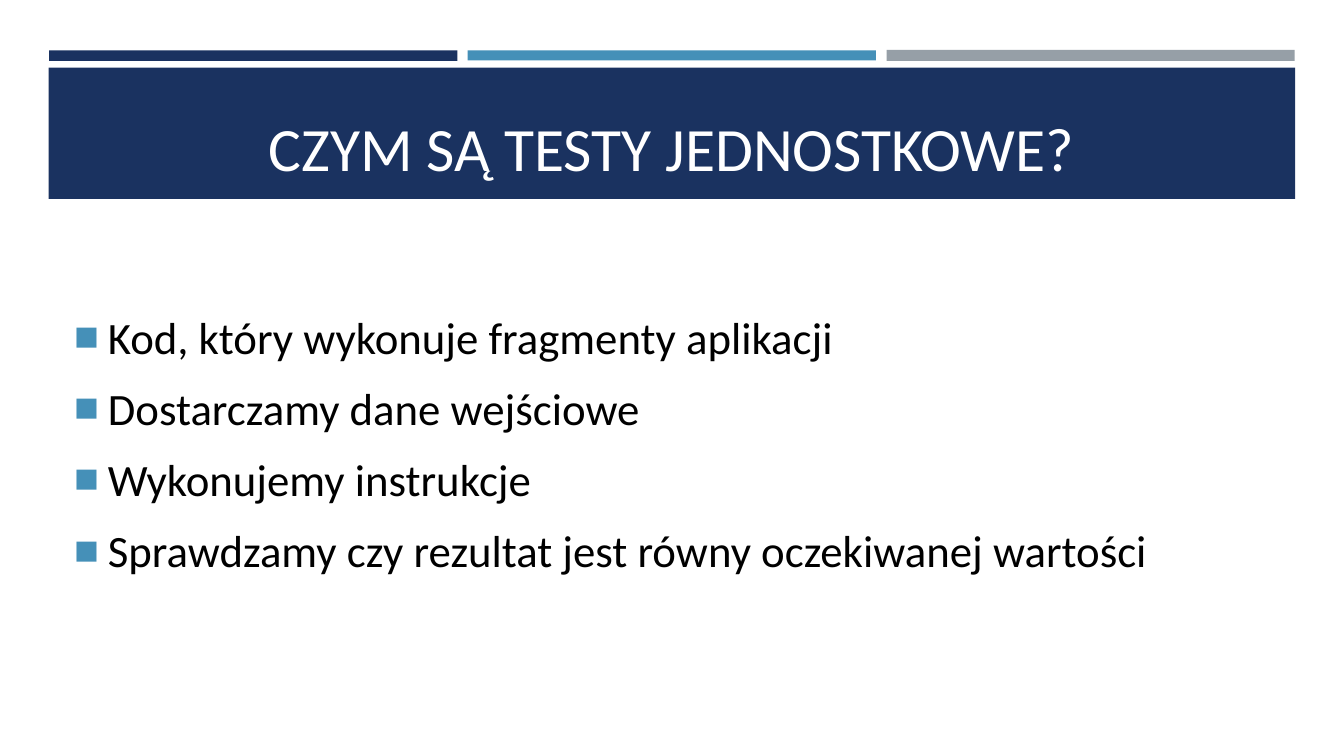
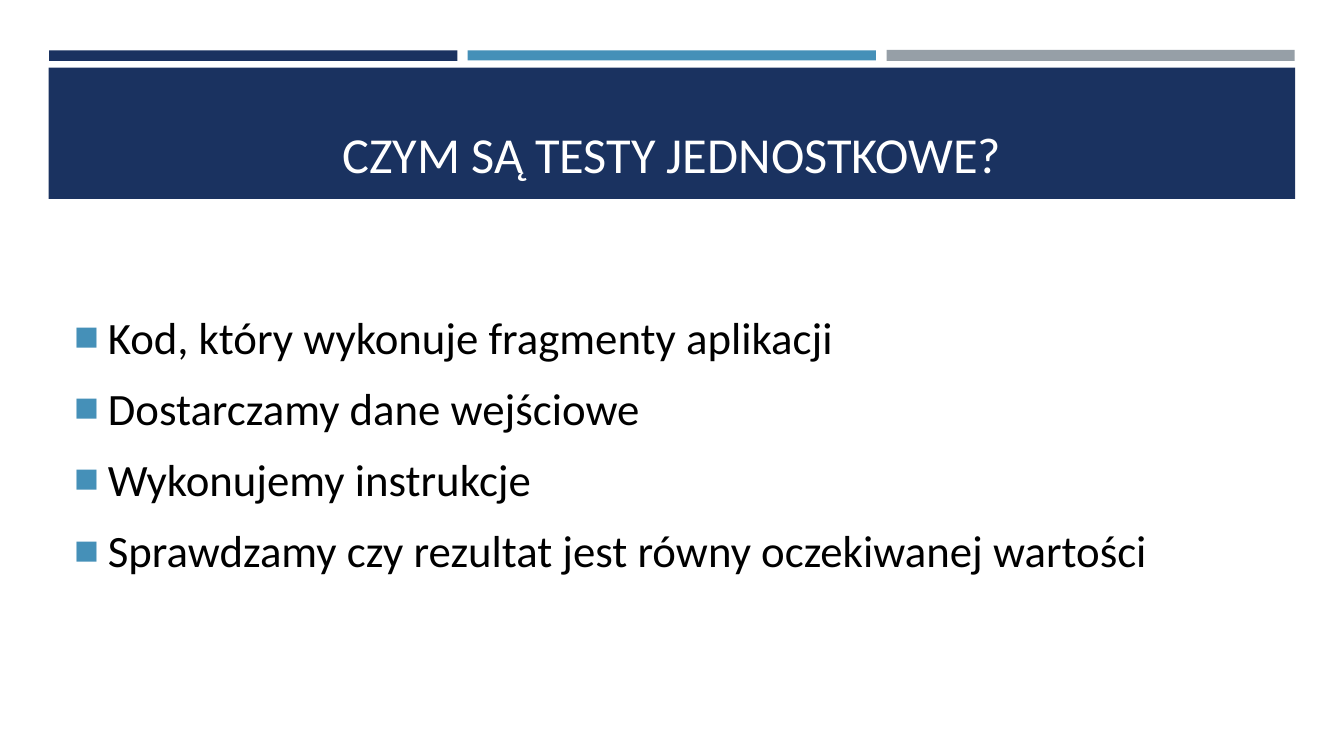
Before and after one commit to saamed/unit-test-workshops, a slide deck: slide 3 of docs/Testy jednostkowe.pptx. Drawn at 1344x756 pixels with LibreOffice and Linux fonts; fonts in the diff are those of the drawing. Boxes give left, top, right and bottom in pixels: in the first picture for what was removed or moved away, otherwise in the second. Text is boxed around its words. In the diff, an @@ line names an element or a change of style, - is before the commit and + after.

```diff
--- a/docs/Testy jednostkowe.pptx
+++ b/docs/Testy jednostkowe.pptx
@@ title "CZYM SĄ TESTY JEDNOSTKOWE?" at (342, 138, 1001, 181): size 44 to 36 pt @@
```
Also in this commit, not shown: 7 other slides changed, 2 slides added.
